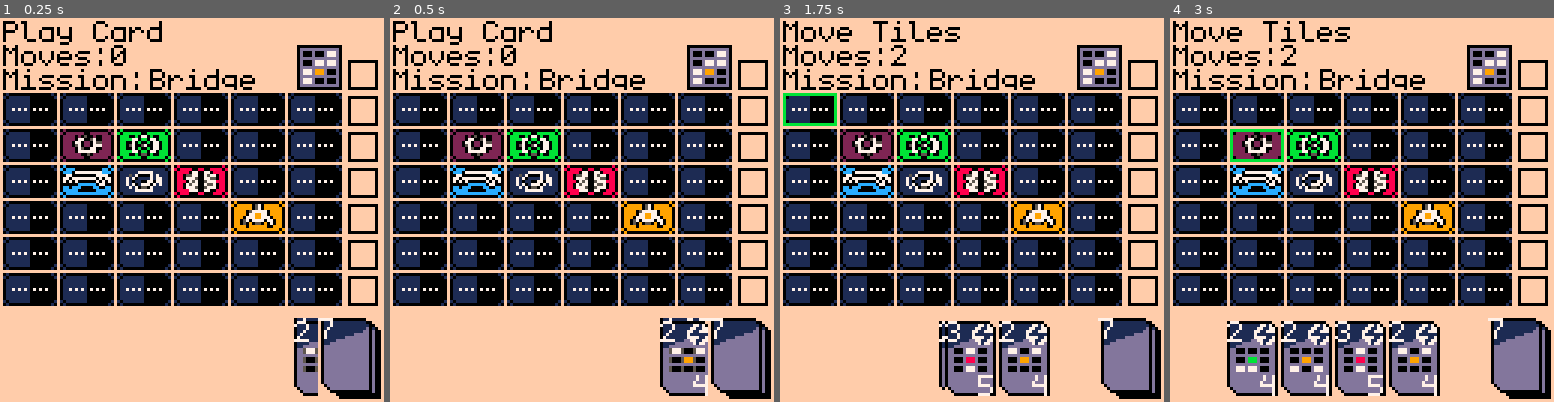
Above: before the commit, frames 1-4 (left to right).
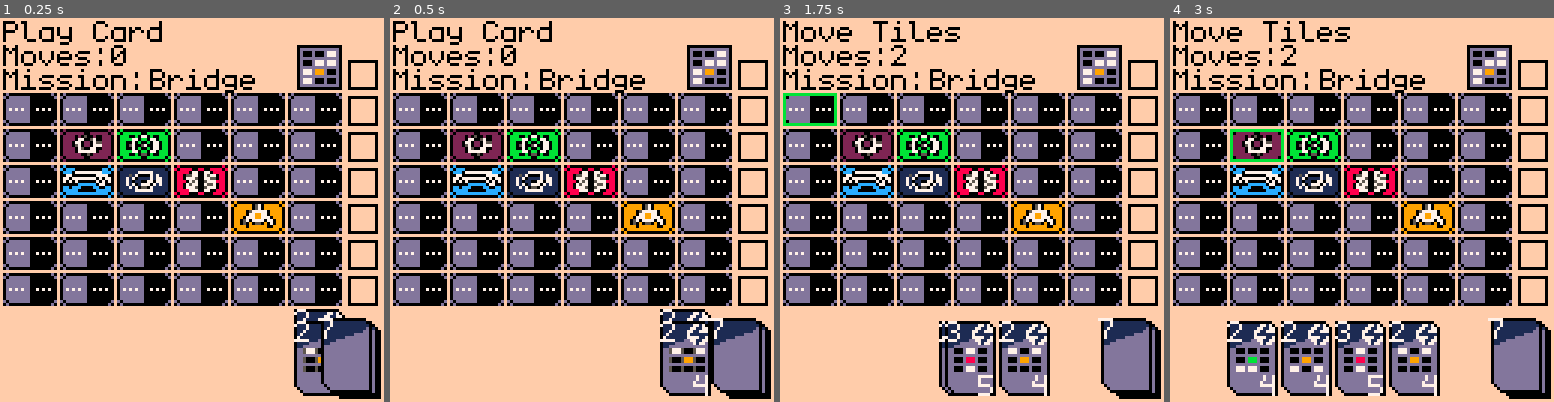
Above: after the commit, the same moments.

Repository: AkuraEx/Pico_Rove
Game: PICO-8 cartridge pico_rove.p8
Two runs of this game, one before a commit and one after it. Both use one fixed random seed, a clock stepped at 60 frames per second and the inputs below.
Inputs:
- Up to frame 1 (0.25 s): no input
- Up to frame 2 (0.5 s): tap O (Z key) at 0.33 s
- Up to frame 3 (1.75 s): tap O (Z key) at 0.7, 1.43 s; tap X (X key) at 1.07 s
- Up to frame 4 (3 s): hold Left 1.97-2.37 s; tap X (X key) at 2.07, 2.4, 2.73 s; tap O (Z key) at 2.22 s; hold Down 2.42-2.82 s; hold Right from 2.87 s (still down)

The runs differ from the first frame. In frame 1, 16% of the frame differs, in the area x 0-90%, y 18-99%; in frame 2, 16%; in frame 3, 15%; in frame 4, 15%.

Commit message:
Motor Push Lol

Diff:
--- a/board.lua
+++ b/board.lua
@@ -66,13 +66,46 @@
 
     -- Move Tile
     move_tile = function(self)
-        if self.boardState[b_row_h][b_col_h].valid then
+            -- Check motor push
+        if self.boardState[b_row_s][b_col_s].type == MOTOR and self.boardState[b_row_h][b_col_h].type ~= EMPTY and self:push() then
+            return true
+        elseif self.boardState[b_row_h][b_col_h].valid then
             -- Very Long Swap Statement
             self.boardState[b_row_s][b_col_s].type, self.boardState[b_row_h][b_col_h].type = self.boardState[b_row_h][b_col_h].type, self.boardState[b_row_s][b_col_s].type
             self.boardState[b_row_s][b_col_s].spr, self.boardState[b_row_h][b_col_h].spr = self.boardState[b_row_h][b_col_h].spr, self.boardState[b_row_s][b_col_s].spr
             self.boardState[b_row_s][b_col_s].used, self.boardState[b_row_h][b_col_h].used = self.boardState[b_row_h][b_col_h].used, self.boardState[b_row_s][b_col_s].used
             return true
         end
+
+        return false
+    end,
+
+    -- Push Tile
+    push = function(self)
+        dx = b_row_h - b_row_s
+        dy = b_col_h - b_col_s
+        edge_x = b_row_s
+        edge_y = b_col_s
+
+        while edge_x > 1 and edge_x < 6 and edge_y > 1 and edge_y < 6 do
+            edge_x += dx
+            edge_y += dy
+
+            if self.boardState[edge_x][edge_y].type == EMPTY then
+                distance = abs((edge_x - b_row_s) + (edge_y - b_col_s))
+                for i = 1, distance do
+                    self.boardState[edge_x][edge_y].type, self.boardState[edge_x - dx][edge_y - dy].type = self.boardState[edge_x - dx][edge_y - dy].type, self.boardState[edge_x][edge_y].type
+                    self.boardState[edge_x][edge_y].spr, self.boardState[edge_x - dx][edge_y - dy].spr = self.boardState[edge_x - dx][edge_y - dy].spr, self.boardState[edge_x][edge_y].spr
+                    self.boardState[edge_x][edge_y].used, self.boardState[edge_x - dx][edge_y - dy].used = self.boardState[edge_x - dx][edge_y - dy].used, self.boardState[edge_x][edge_y].used
+
+                    edge_x = edge_x - dx
+                    edge_y = edge_y - dy
+                    end
+                return true
+            end
+        end
+
+
 
         return false
     end,
--- a/controls.lua
+++ b/controls.lua
@@ -66,7 +66,7 @@
             board:valid_path(module)
         end
     -- Press x with module selected
-    elseif btnp(5) and b_row_s ~= 0 then
+    elseif btnp(5) and b_row_s ~= 0 and board.boardState[b_row_s][b_col_s] ~= board.boardState[b_row_h][b_col_h] then
 
         -- Valid Move Check
         if board:move_tile() then
Not shown, changed: 128 lines of the sprite sheet (__gfx__) section of pico_rove.p8
Not shown, changed: roveSheet.png
